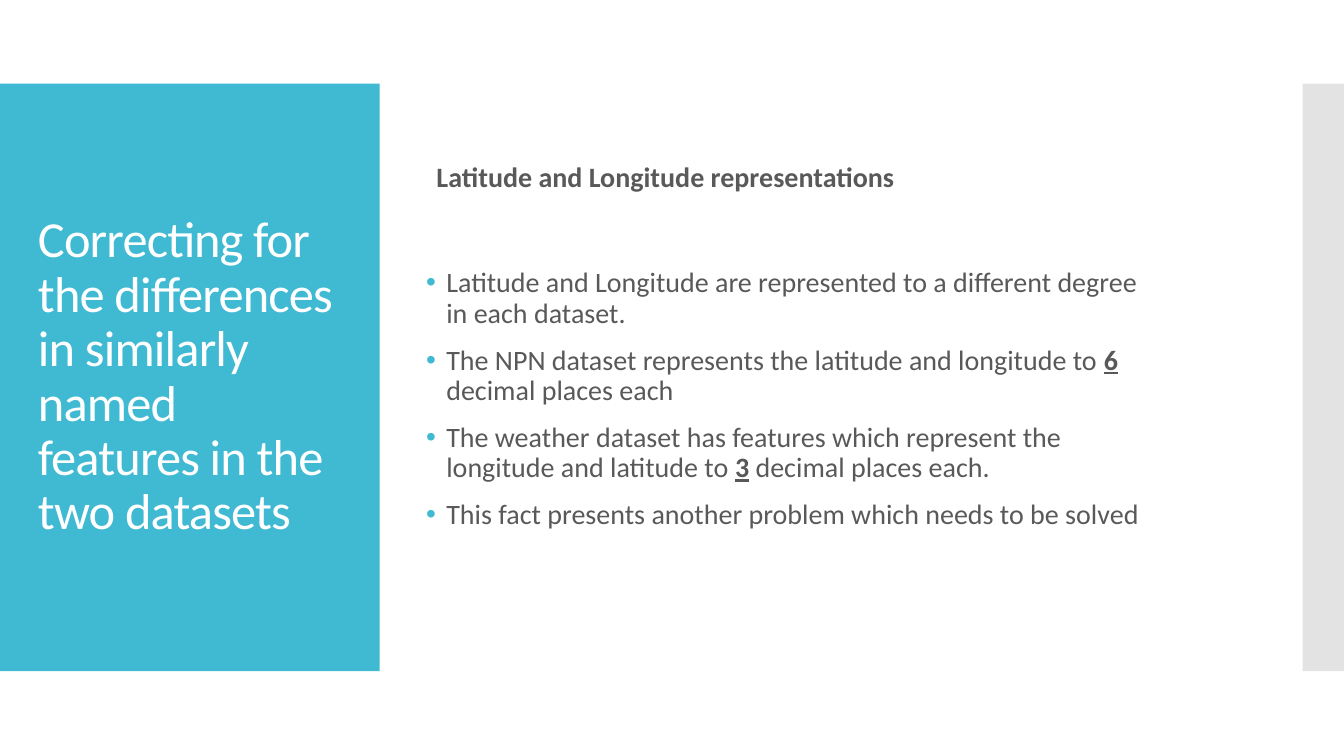
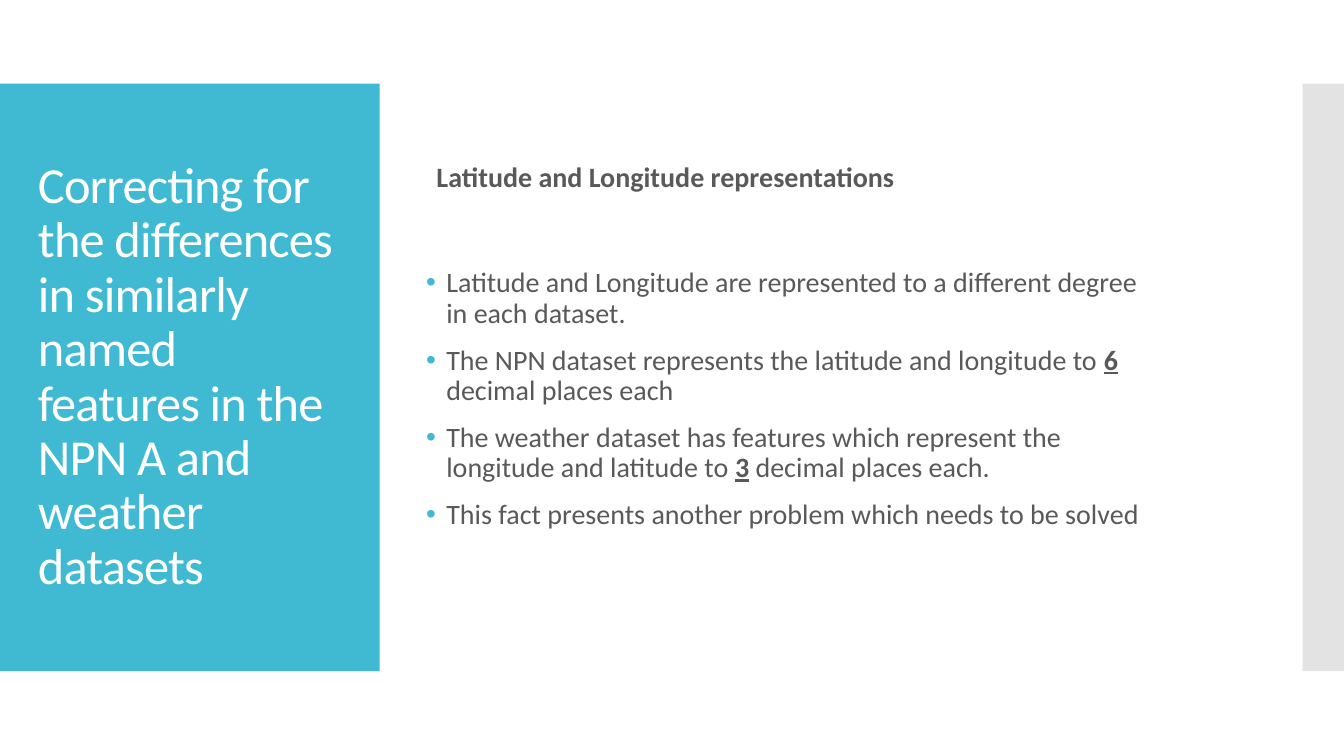
Before and after one commit to tzucker02/presentation4699w5, a slide deck: slide 16 of usanpn dataset presentation for dx699 week 5.pptx (slide 12 before the commit). Drawn at 1344x756 pixels with LibreOffice and Linux fonts; fonts in the diff are those of the drawing. Boxes give left, top, right and bottom in pixels: in the first picture for what was removed or moved away, otherwise in the second. Text is boxed around its words. In the diff, an @@ line names an element or a change of style, - is before the commit and + after.

```diff
--- a/usanpn dataset presentation for dx699 week 5.pptx
+++ b/usanpn dataset presentation for dx699 week 5.pptx
@@ title at box(38, 168, 332, 585): text changed @@
-Correcting for the differences in similarly named features in the two datasets
+Correcting for the differences in similarly named features in the NPN A and weather datasets
```
Also in this commit, not shown: 6 other slides changed, 4 slides added.
